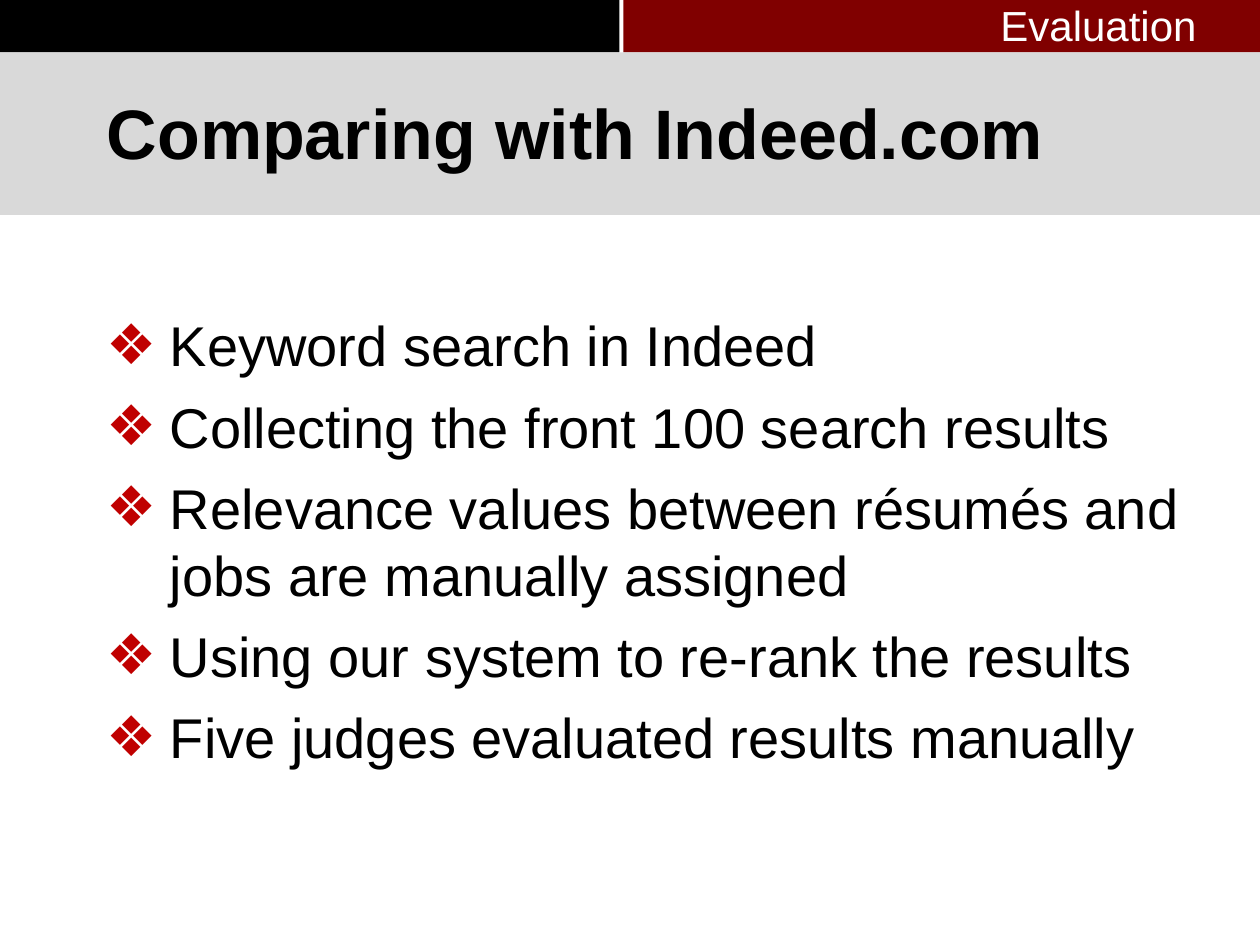
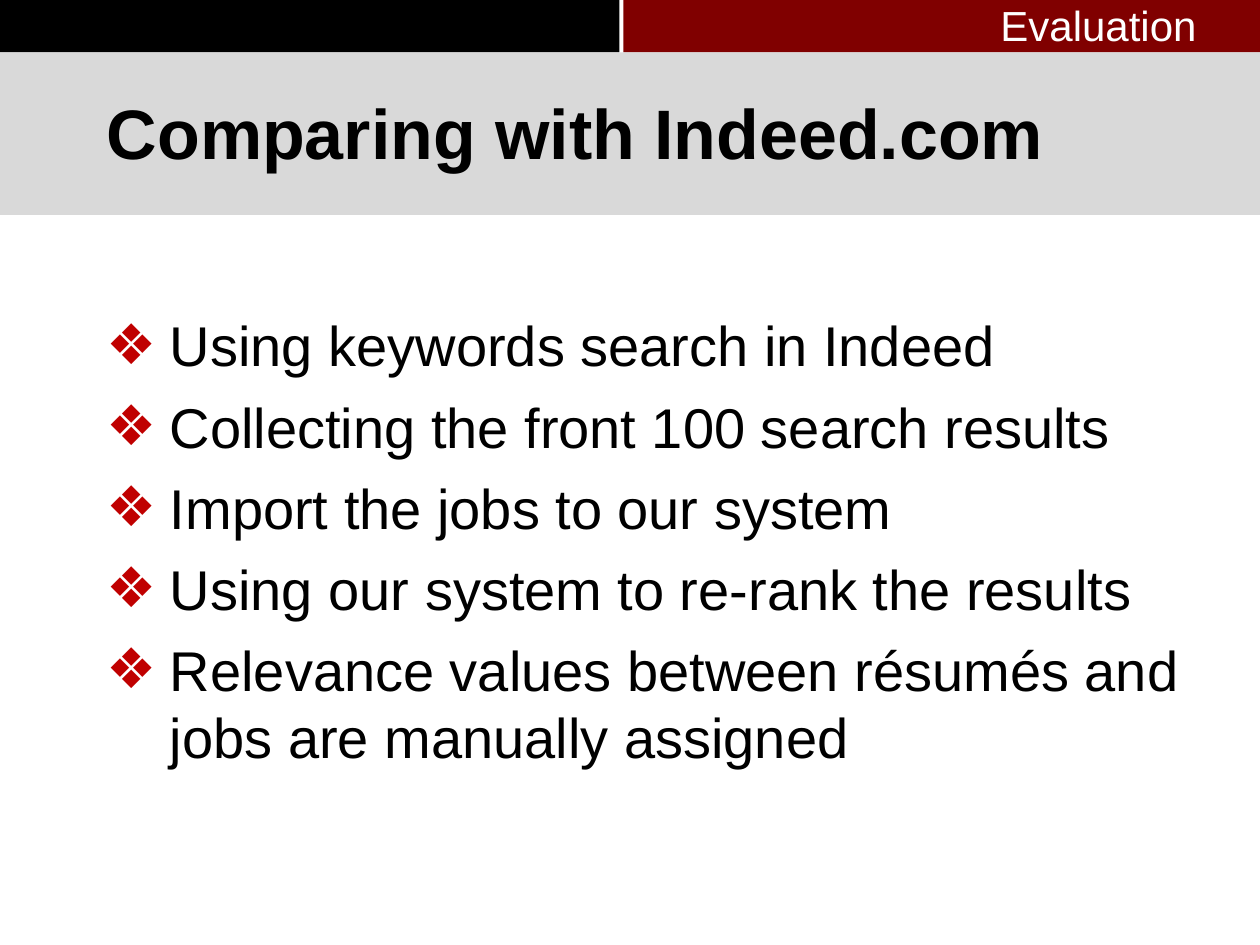
Before and after one commit to pkushiqiang/thesis, a slide deck: slide 75 of media/Master's thesis-3.pptx (slide 76 before the commit). Drawn at 1260x945 pixels with LibreOffice and Linux fonts; fonts in the diff are those of the drawing; background and template pictures are left out. Boxes give left, top, right and bottom in pixels: in the first picture for what was removed or moved away, otherwise in the second. Text is boxed around its words. In the diff, an @@ line names an element or a change of style, - is before the commit and + after.

```diff
--- a/media/Master's thesis-3.pptx
+++ b/media/Master's thesis-3.pptx
@@ text at (x1=170, y1=325, x2=994, y2=377): text changed @@
-❖ Keyword search in Indeed
+❖ Using keywords search in Indeed
@@ text at (x1=170, y1=488, x2=1131, y2=621): paragraphs added @@
+❖ Import the jobs to our system
+❖ Using our system to re-rank the results
@@ text at (x1=170, y1=636, x2=1134, y2=769): paragraphs removed @@
-❖ Using our system to re-rank the results
-❖ Five judges evaluated results manually
```
Also in this commit, not shown: 9 other slides changed, 1 slide removed.
